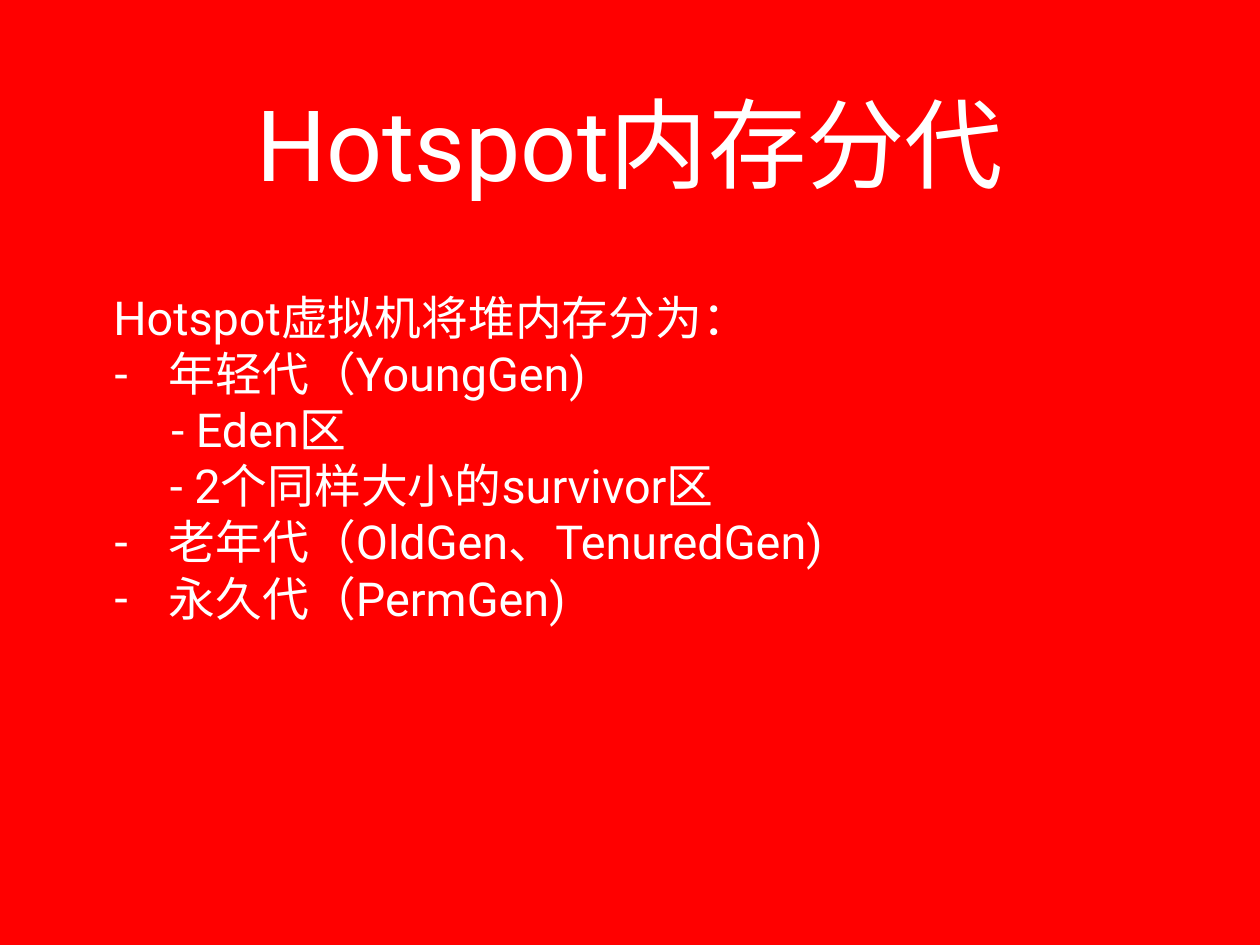
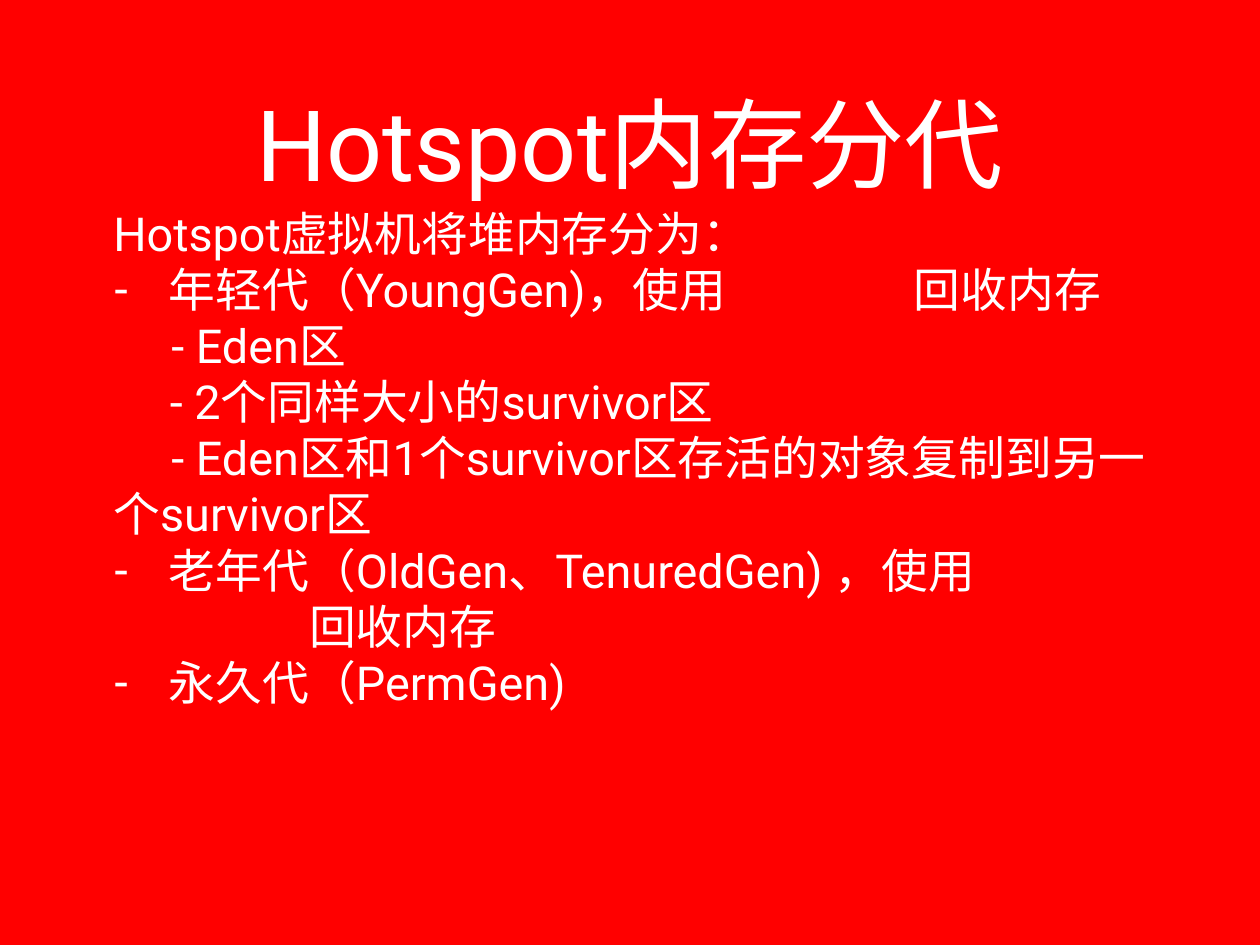
Before and after one commit to lxyangfan/lxyangfan, a slide deck: slide 20 of source/_drafts/jvm.pptx (slide 19 before the commit). Drawn at 1260x945 pixels with LibreOffice and Linux fonts; fonts in the diff are those of the drawing; background and template pictures are left out. Boxes give left, top, right and bottom in pixels: in the first picture for what was removed or moved away, otherwise in the second. Text is boxed around its words. In the diff, an @@ line names an element or a change of style, - is before the commit and + after.

```diff
--- a/source/_drafts/jvm.pptx
+++ b/source/_drafts/jvm.pptx
@@ text "Hotspot虚拟机将堆内存分为：": place and size @@
-text "Hotspot虚拟机将堆内存分为：" at (113,295,823,627)
+text "Hotspot虚拟机将堆内存分为：" at (113,211,1129,711)
@@ text at (169,259,1101,318): text changed @@
-– 年轻代（YoungGen)
+– 年轻代（YoungGen)，使用复制算法回收内存
@@ text at (169,548,1129,648): text changed @@
-– 老年代（OldGen、TenuredGen)
+- Eden区和1个survivor区存活的对象复制到另一个survivor区
+– 老年代（OldGen、TenuredGen) ，使用标记-清除算法回收内存
```
Also in this commit, not shown: 6 other slides changed, 13 slides added, 4 slides removed, 2 other files.
